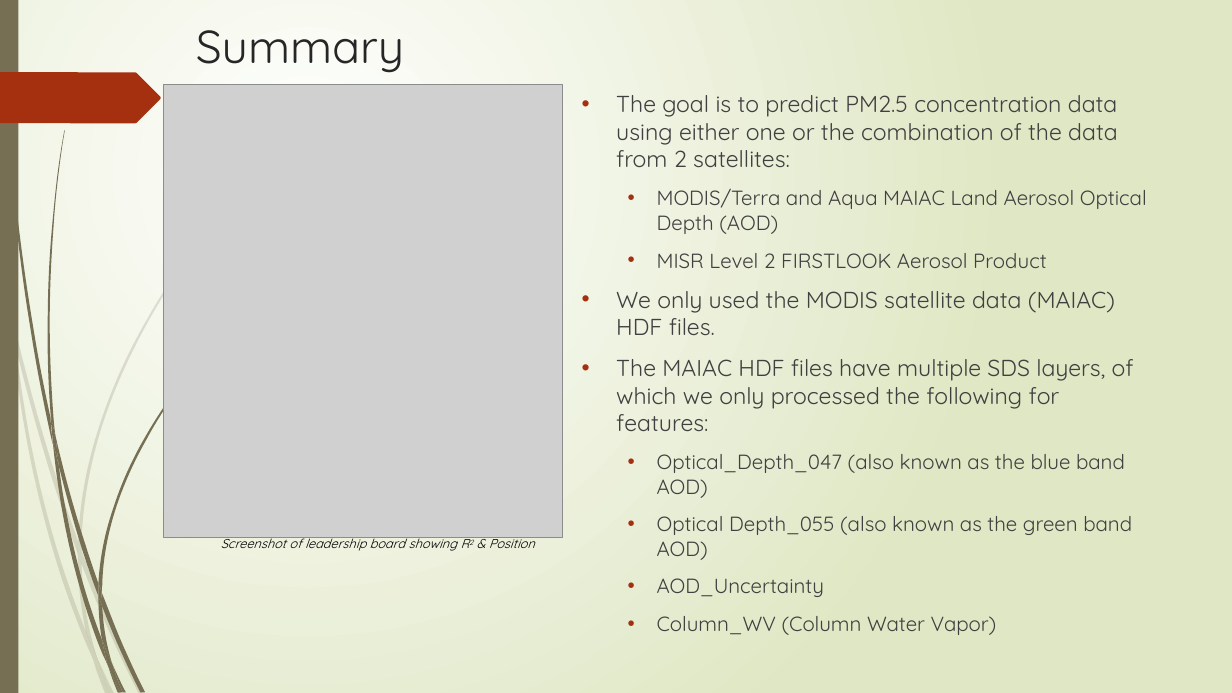
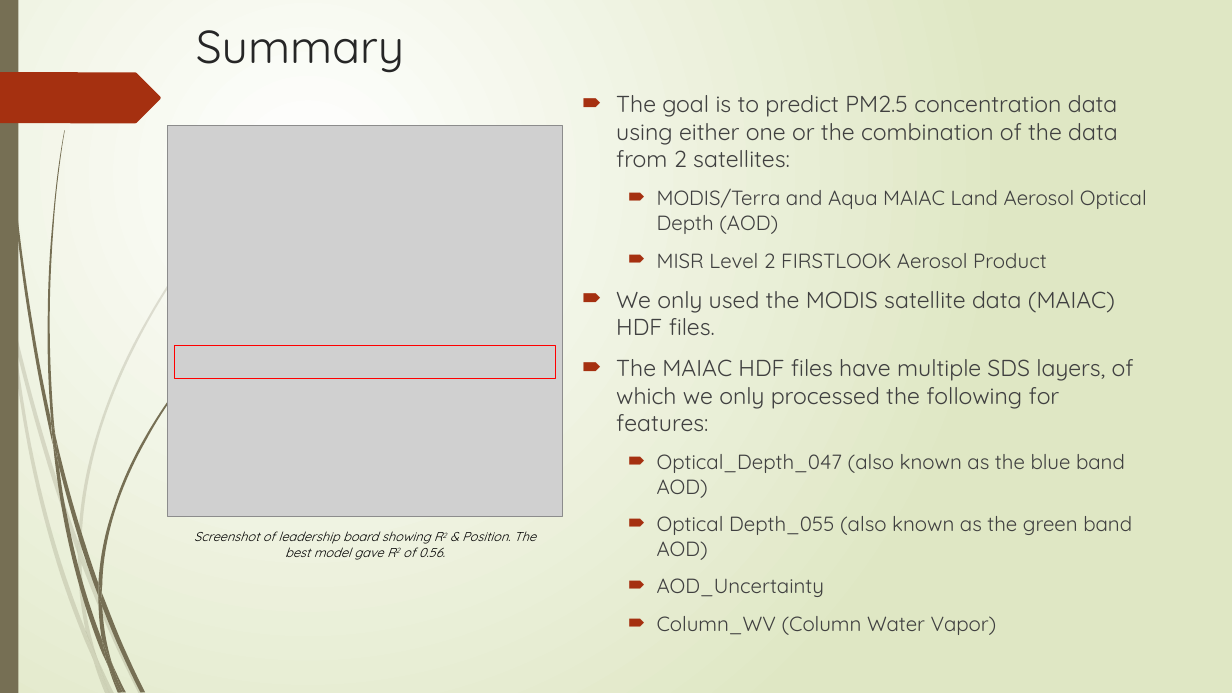
Before and after one commit to zixiangloh/nasa-dl-competition, a slide deck: slide 2 of NASA_Airathon_Summary_And_Methods.pptx. Drawn at 1232x693 pixels with LibreOffice and Linux fonts; fonts in the diff are those of the drawing; grey boxes stand for pictures. Boxes give left, top, right and bottom in pixels: in the first picture for what was removed or moved away, otherwise in the second. Text is boxed around its words. In the diff, an @@ line names an element or a change of style, - is before the commit and + after.

```diff
--- a/NASA_Airathon_Summary_And_Methods.pptx
+++ b/NASA_Airathon_Summary_And_Methods.pptx
@@ text "The goal is to predict ..." at <box>616,95,1147,597</box>: bullet • to 🠶; less space between paragraphs @@
@@ picture: place and size @@
-picture at <box>164,85,563,538</box>
+picture at <box>167,126,562,517</box>
@@ rectangle added at <box>175,346,556,379</box>, outline #FF0000 0.75 pt @@
@@ text at <box>194,531,536,560</box>: text changed @@
-Screenshot of leadership board showing R2 & Position
+Screenshot of leadership board showing R2 & Position. The best model gave R2 of 0.56.
```
Also in this commit, not shown: 3 other slides changed.
